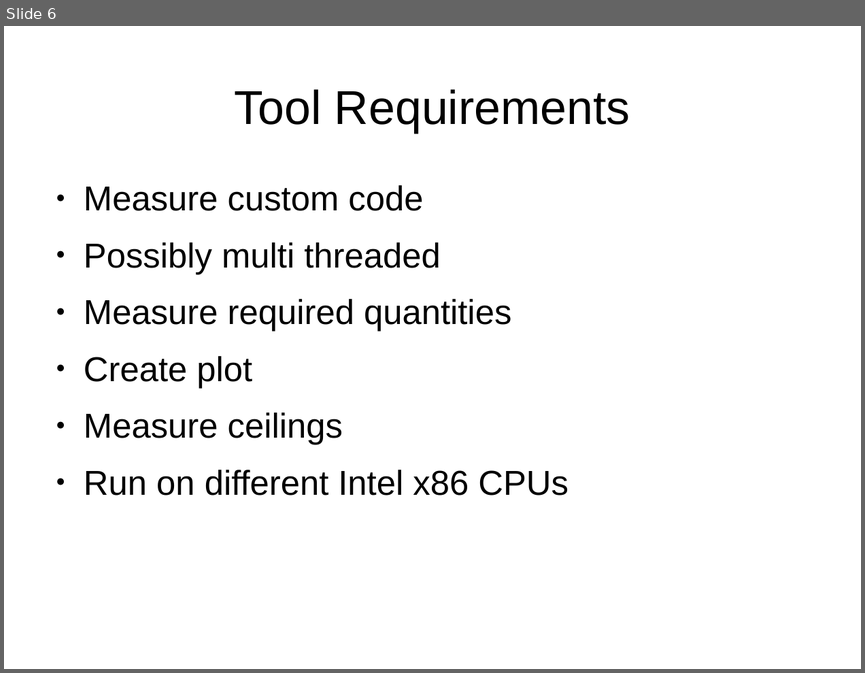
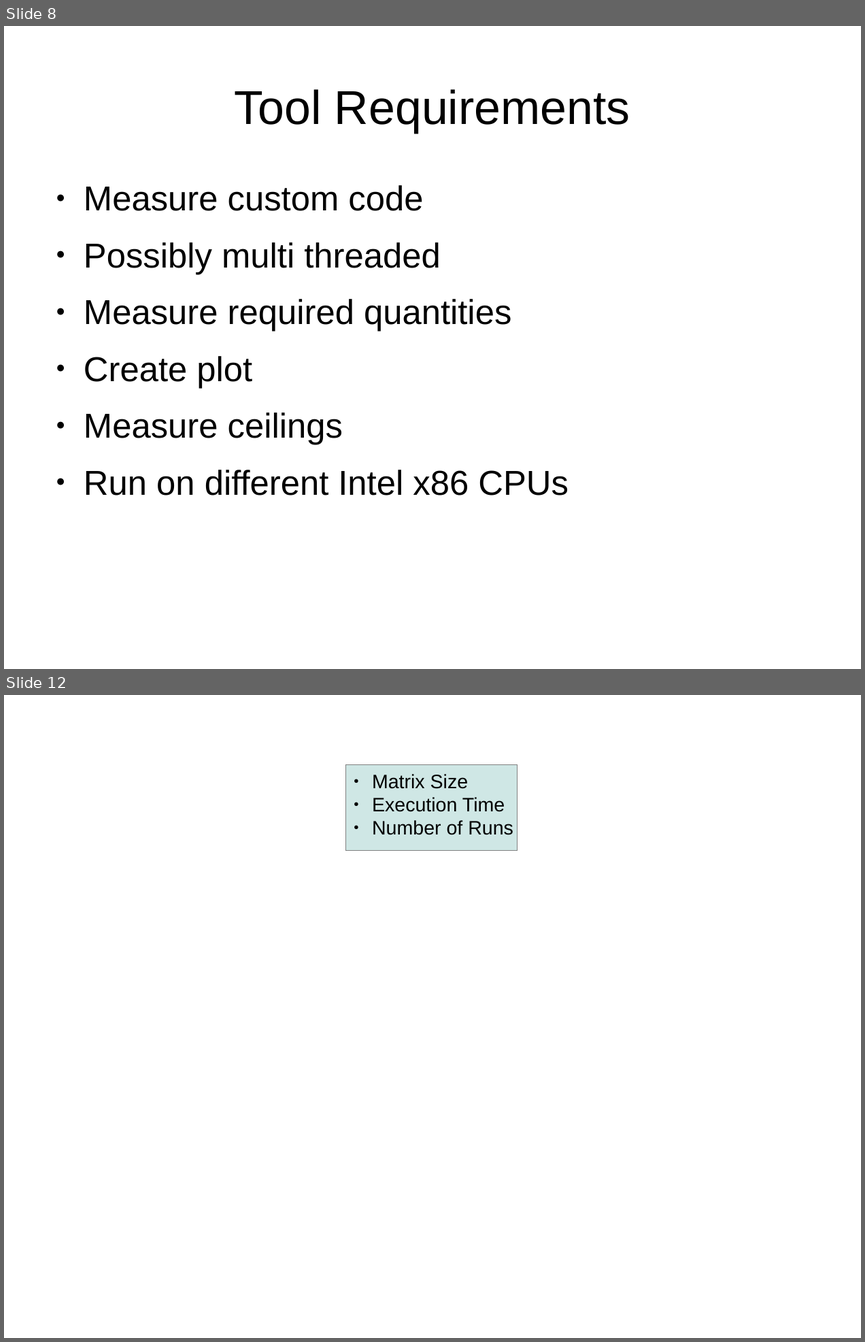
Before and after one commit to GeorgOfenbeck/Thesis_Steinmann, a slide deck: presentation.odp. Shown one above the other, each under a label of ours: slide 6 before the commit, slides 8 and 12 after it; the slides between them are not shown. The pictures are 865x673 and 865x1342 pixels, drawn with LibreOffice and Linux fonts; fonts in the diff are those of the drawing; background and template pictures are left out. Boxes give left, top, right and bottom in pixels: in the first picture for what was removed or moved away, otherwise in the second. Text is boxed around its words. In the diff, an @@ line names an element or a change of style, - is before the commit and + after.

```diff
--- a/presentation.odp
+++ b/presentation.odp
@@ slide 12 added at (4, 695, 861, 1338), background picture (left out) @@
@@ rectangle added at (346, 765, 517, 851), fill #CFE7E5, outline #808080 0 pt, 18 pt, text #000000 @@
+● Matrix Size
+● Execution Time
+● Number of Runs
@@ what was slide 6 is now slide 8 @@
```
Also in this commit, not shown: 2 slides changed, 18 other slides added, 2 slides removed.
